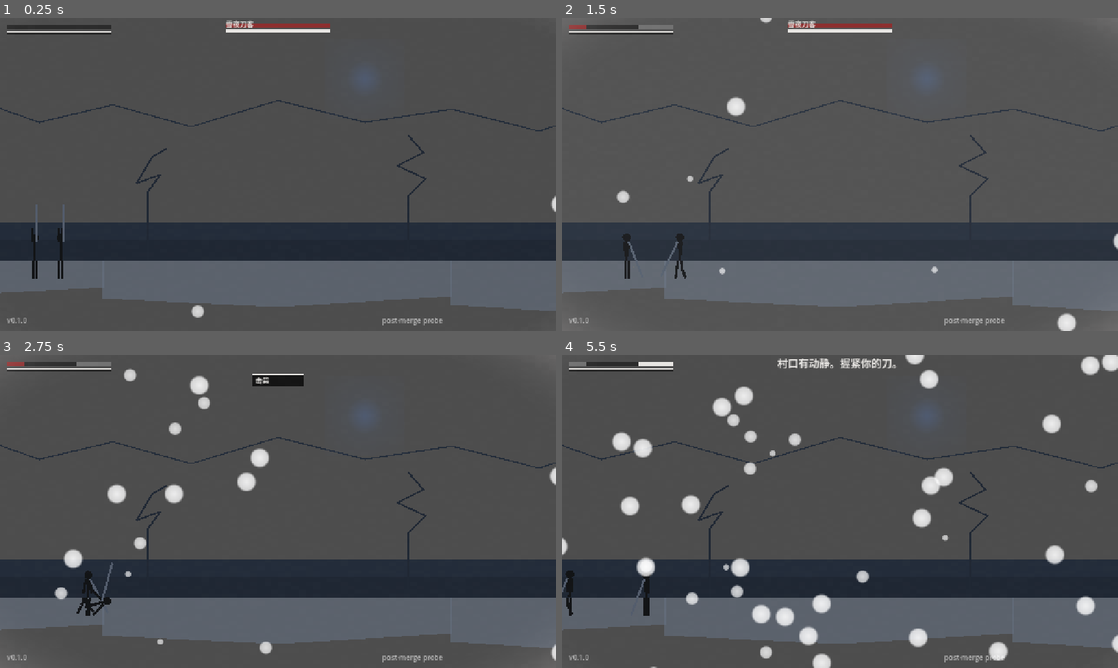
Above: before the commit, frames 1-4 (two rows, left to right).
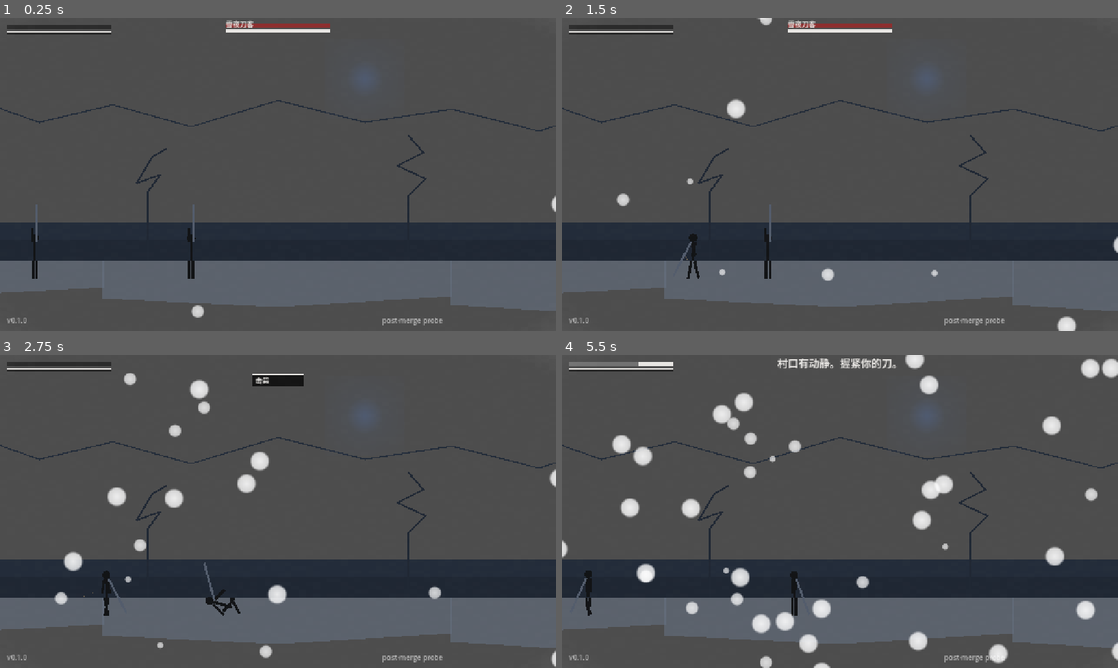
Above: after the commit, the same moments.

Repository: devvi/agent-game-test
Game: Godot game, scene res://scenes/Main.tscn
The game is run twice, just before and just after one commit, with the same random seed, the same clock (stepped at 60 frames per second) and the same inputs.
Inputs:
- Up to frame 1 (0.25 s): no input
- Up to frame 2 (1.5 s): tap Enter at 0.5 s; hold D (game_move_right) 0.53-1.28 s; hold Shift (game_dash) 0.53-1.28 s; tap Space (game_jump) at 0.77 s; hold A (game_move_left) from 1.28 s (still down); tap L (game_guard) at 1.35 s
- Up to frame 3 (2.75 s): tap Space (game_jump) at 1.52 s; release A (game_move_left) at 2.03 s; hold D (game_move_right) from 2.03 s (still down); tap K (game_heavy_attack) at 2.1 s
- Up to frame 4 (5.5 s): tap E (game_interact) at 2.85 s; tap Space (game_jump) at 3.02, 3.77, 4.52 s; release D (game_move_right) at 3.53 s; hold A (game_move_left) from 3.53 s (still down); tap J (game_light_attack) at 3.6 s; tap F (game_revive) at 4.35 s; tap 1 at 5.1 s

The runs differ from the first frame. In frame 1, 0.3% of the frame differs, in the area x 10-36%, y 59-84%; in frame 2, 1.1%; in frame 3, 2.2%; in frame 4, 5.2%, in the area x 0-100%, y 0-100%.

Commit message:
fix(713): EnemySpawnA 出生点外移 (700→1000) — 出生间距 360px > HITBOX_RANGE 80px 消除开局空气命中 + B4 间距断言

Diff:
--- a/shandong-wolf/scenes/battle_stage.tscn
+++ b/shandong-wolf/scenes/battle_stage.tscn
@@ -113,7 +113,7 @@
 position = Vector2(640, 560)
 
 [node name="EnemySpawnA" type="Marker2D" parent="."]
-position = Vector2(700, 560)
+position = Vector2(1000, 560)
 
 [node name="EnemySpawnB" type="Marker2D" parent="."]
 position = Vector2(1720, 560)
--- a/shandong-wolf/tests/test_battle_stage.gd
+++ b/shandong-wolf/tests/test_battle_stage.gd
@@ -33,6 +33,7 @@
 	_test_b1_collider_blocks_body()
 	_test_b2_full_width_walkthrough()
 	_test_b3_spawn_marker_layout()
+	_test_b4_spawn_distance()
 	_test_c1_ink_palette()
 	_test_c2_moon_composition()
 	_test_c3_moonlight_luma()
@@ -278,6 +279,28 @@
 	_cleanup(inst)
 
 
+func _test_b4_spawn_distance() -> void:
+	# B4: 出生间距防回归（#713 AC1）—— PlayerSpawn 与 EnemySpawnA 的 X 间距
+	#     必须 > HITBOX_RANGE + 50（≥130px 硬门槛）；只锁间距不锁绝对值坐标
+	var inst: Node = _instantiate_stage()
+	if inst == null:
+		_assert(false, "B4: 场景实例化失败")
+		return
+	var pspawn: Node = inst.get_node_or_null("PlayerSpawn")
+	var espawn: Node = inst.get_node_or_null("EnemySpawnA")
+	_assert(pspawn != null and pspawn is Marker2D, "B4: PlayerSpawn (Marker2D) 存在")
+	_assert(espawn != null and espawn is Marker2D, "B4: EnemySpawnA (Marker2D) 存在")
+	if pspawn != null and pspawn is Marker2D and espawn != null and espawn is Marker2D:
+		var p: Marker2D = pspawn as Marker2D
+		var e: Marker2D = espawn as Marker2D
+		var dx: float = absf(p.position.x - e.position.x)
+		var threshold: float = float(WolfConstantsScript.HITBOX_RANGE) + 50.0
+		_assert(dx > threshold,
+			"B4: 出生间距 |%s - %s| = %.1f > HITBOX_RANGE+50 = %.1f（敌人 A 不在玩家攻击范围内，AC1）"
+			% [str(p.position.x), str(e.position.x), dx, threshold])
+	_cleanup(inst)
+
+
 # ── Scenario C: 视觉与色板 ──
 
 func _test_c1_ink_palette() -> void:
